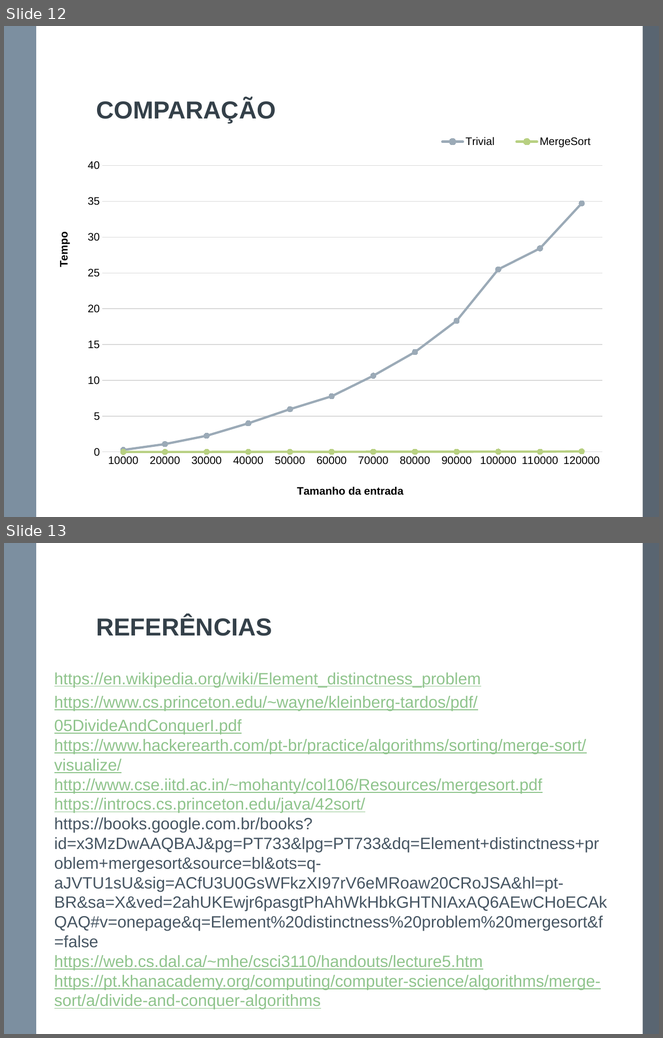
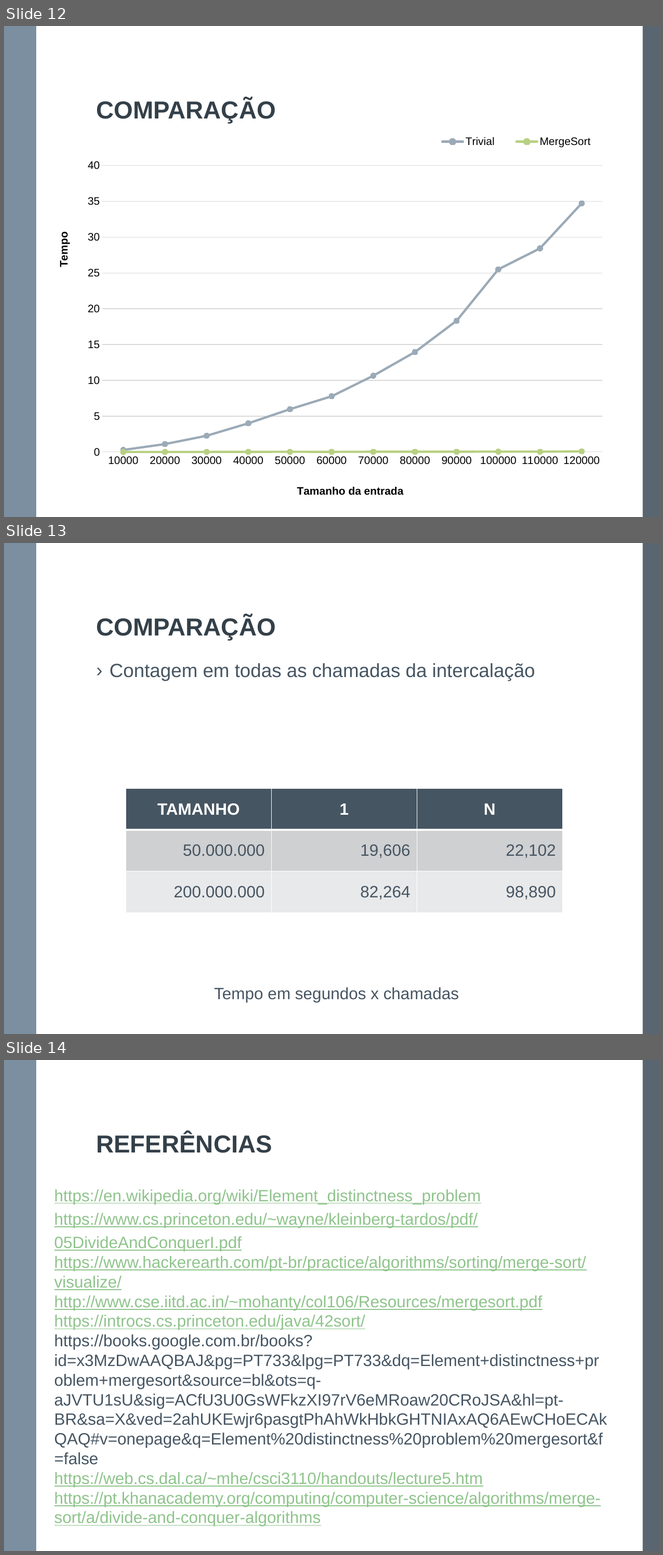
Before and after one commit to denisjose/divideandconquer, a slide deck: Apresentação.pptx. Shown one above the other, each under a label of ours: slides 12 and 13 before the commit, slides 12, 13 and 14 after it. The pictures are 663x1038 and 663x1555 pixels, drawn with LibreOffice and Linux fonts; fonts in the diff are those of the drawing. Boxes give left, top, right and bottom in pixels: in the first picture for what was removed or moved away, otherwise in the second. Text is boxed around its words. In the diff, an @@ line names an element or a change of style, - is before the commit and + after.

```diff
--- a/Apresentação.pptx
+++ b/Apresentação.pptx
@@ slide 13 added at (4, 543, 659, 1034), background #FFFFFF; not listed: 5 template elements that a slide beside it also shows @@
@@ title added at (96, 616, 276, 641), 27 pt, text #35404A, bold @@
+COMPARAÇÃO
@@ text added at (110, 663, 535, 681), 21 pt, text #465562 @@
+› Contagem em todas as chamadas da intercalação
@@ table added at (126, 788, 562, 913), 3 rows, 3 columns @@
+TAMANHO | 1 | N
+50.000.000 | 19,606 | 22,102
+200.000.000 | 82,264 | 98,890
@@ text added at (214, 988, 459, 1003), 18 pt, text #465562 @@
+Tempo em segundos x chamadas
@@ what was slide 13 is now slide 14 @@
```
Also in this commit, not shown: 1 slide changed, 3 other files.
